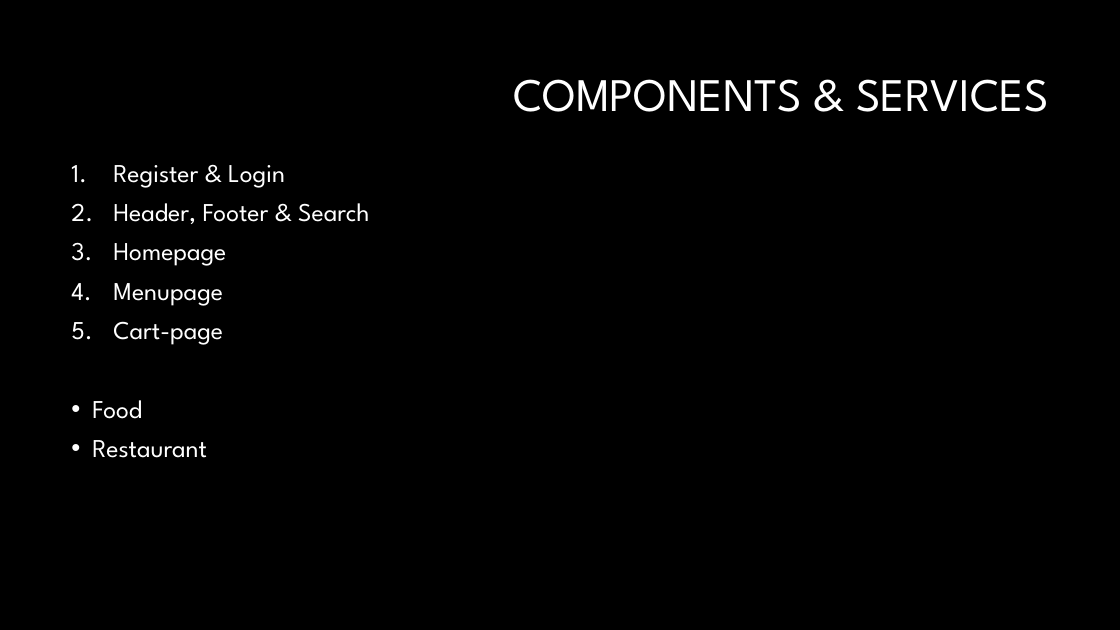
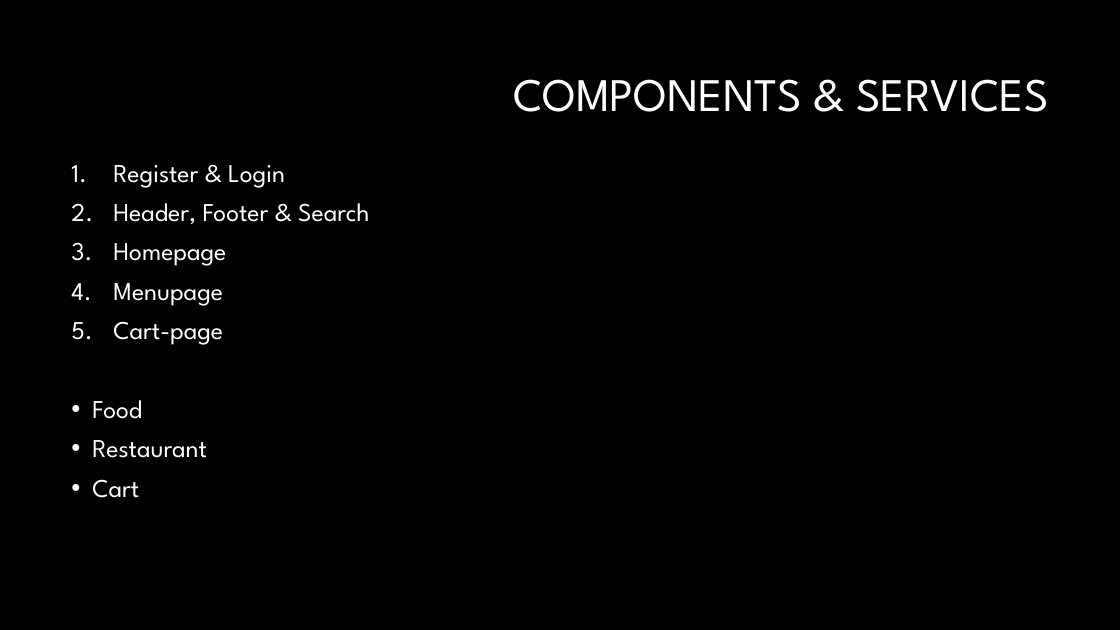
Before and after one commit to ashimaakash03/food-delivery-app, a slide deck: slide 14 of FOOD DELIVERY APPLICATION.pptx. Drawn at 1120x630 pixels with LibreOffice and Linux fonts; fonts in the diff are those of the drawing; background and template pictures are left out. Boxes give left, top, right and bottom in pixels: in the first picture for what was removed or moved away, otherwise in the second. Text is boxed around its words. In the diff, an @@ line names an element or a change of style, - is before the commit and + after.

Commit message:
completed PPT

```diff
--- a/FOOD DELIVERY APPLICATION.pptx
+++ b/FOOD DELIVERY APPLICATION.pptx
@@ text at (92,479,139,498): paragraph added @@
+• Cart
```
Also in this commit, not shown: 1 slide added.
